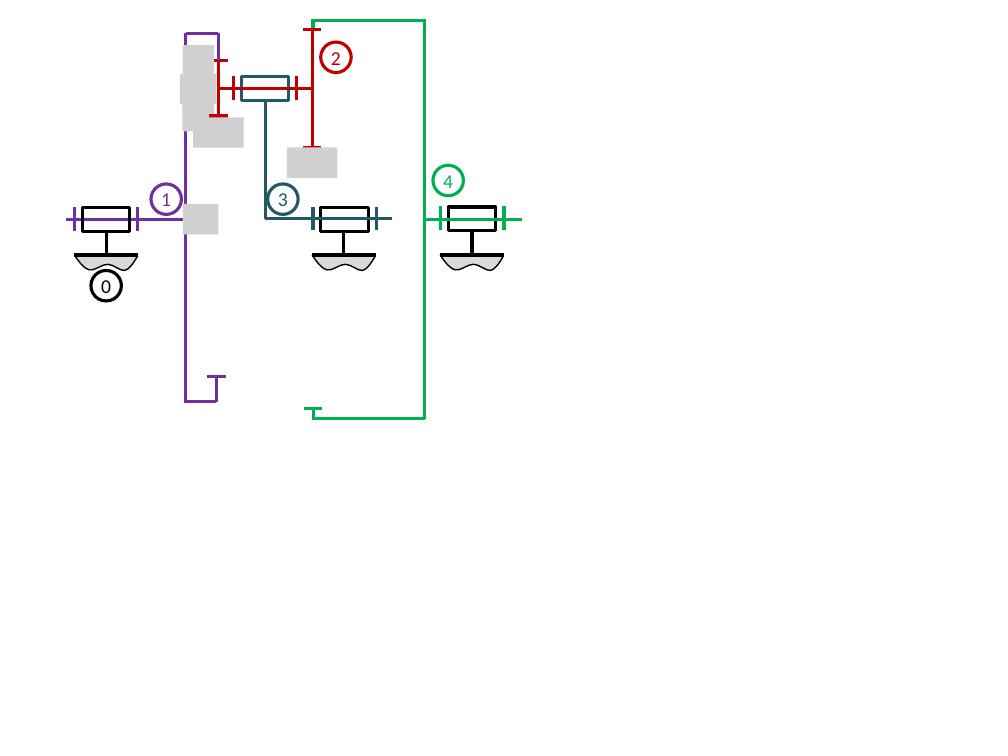
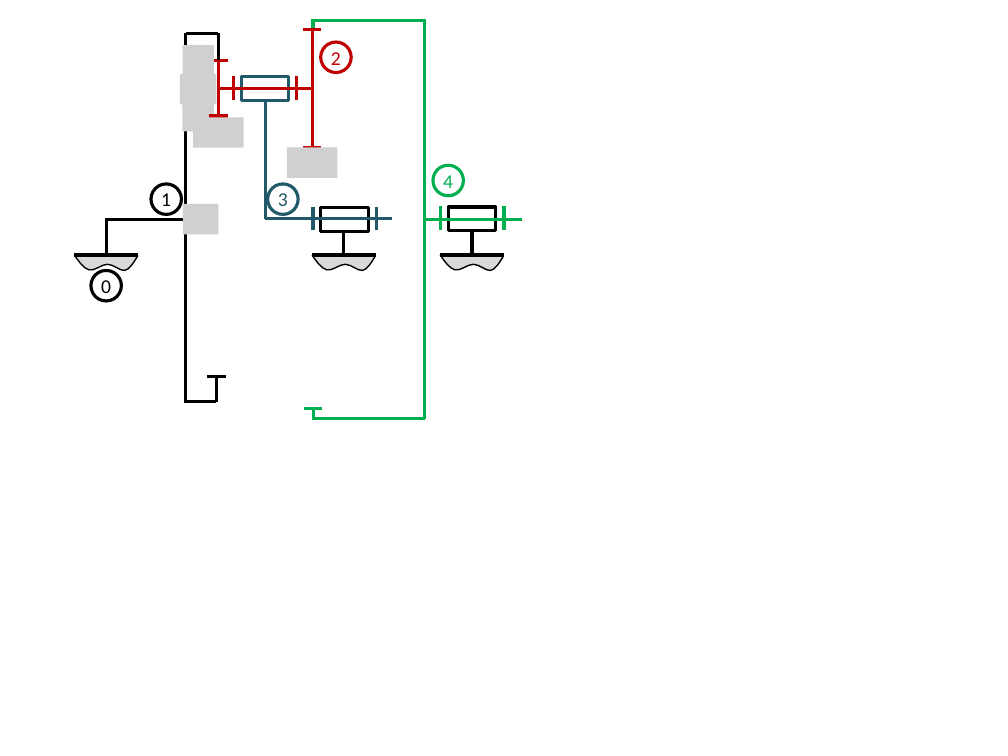
Before and after one commit to xpessoles/Cy_99_PSI_Revisions, a slide deck: slide 4 of 02_Cinematique_TrainsEpi/Application_InertieEquivalente_Reducteur/images/Figures.pptx. Drawn at 1008x756 pixels with LibreOffice and Linux fonts; fonts in the diff are those of the drawing; grey boxes stand for pictures. Boxes give left, top, right and bottom in pixels: in the first picture for what was removed or moved away, otherwise in the second. Text is boxed around its words. In the diff, an @@ line names an element or a change of style, - is before the commit and + after.

```diff
--- a/02_Cinematique_TrainsEpi/Application_InertieEquivalente_Reducteur/images/Figures.pptx
+++ b/02_Cinematique_TrainsEpi/Application_InertieEquivalente_Reducteur/images/Figures.pptx
@@ line (185, 33) - (185, 402): stroke #7030A0 2.25 pt to #000000 2.25 pt @@
@@ line (185, 33) - (219, 33): stroke #7030A0 2.25 pt to #000000 2.25 pt @@
@@ line (219, 60) - (219, 33): stroke #7030A0 2.25 pt to #000000 2.25 pt @@
@@ line removed from (75, 208) to (75, 231) @@
@@ rectangle removed at (83, 208, 130, 232) @@
@@ line removed from (138, 208) to (138, 231) @@
@@ ellipse "1" at (151, 183, 181, 214): text colour #7030A0 to #000000, letter outline #7030A0 0.75 pt to #000000 0.75 pt; outline #7030A0 2.25 pt to #000000 2.25 pt @@
@@ line moved from (106, 231) - (106, 255) to (106, 219) - (106, 255) @@
@@ line moved from (67, 220) - (185, 220) to (106, 220) - (185, 220) @@
@@ line (106, 220) - (185, 220): stroke #7030A0 2.25 pt to #000000 2.25 pt @@
@@ line (207, 377) - (226, 377): stroke #7030A0 2.25 pt to #000000 2.25 pt @@
@@ line (217, 402) - (217, 375): stroke #7030A0 2.25 pt to #000000 2.25 pt @@
@@ line (183, 402) - (217, 402): stroke #7030A0 2.25 pt to #000000 2.25 pt @@
```
Also in this commit, not shown: 1 other slide changed, 4 other files.
